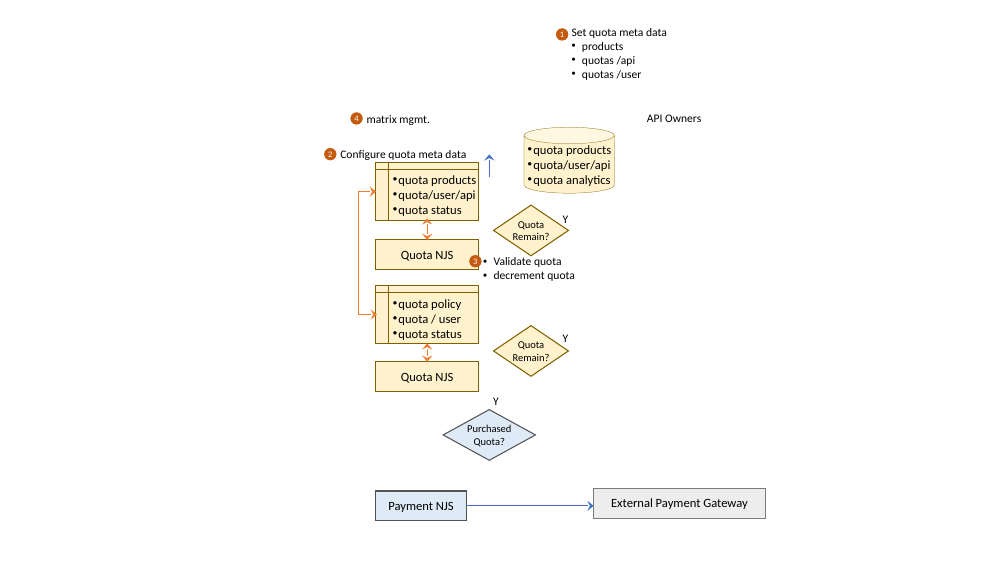
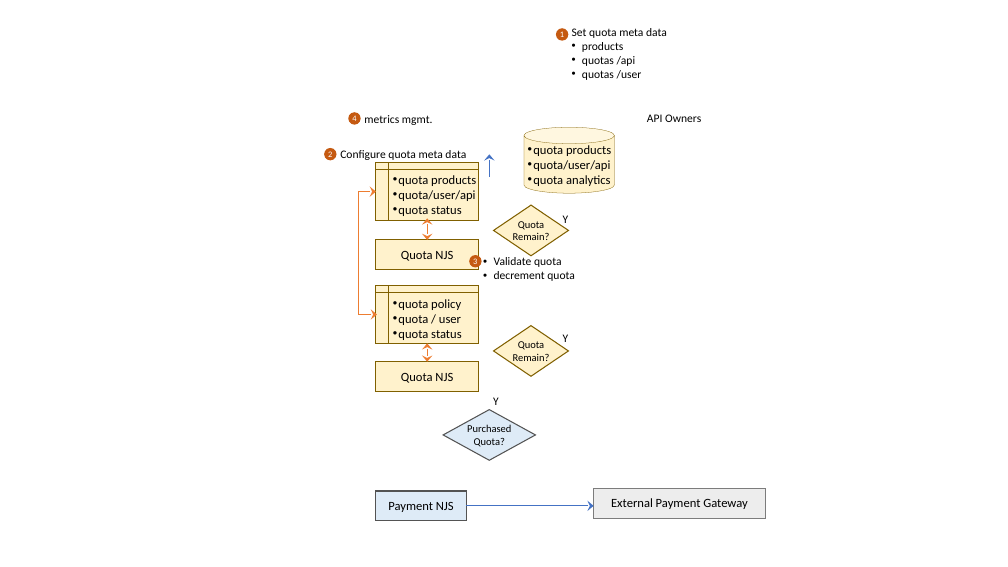
Before and after one commit to nginx-quotas/nginx-api-quotas, a slide deck: slide 1 of docs/nginx-quota-limit.pptx. Drawn at 1008x567 pixels with LibreOffice and Linux fonts; fonts in the diff are those of the drawing; background and template pictures are left out. Boxes give left, top, right and bottom in pixels: in the first picture for what was removed or moved away, otherwise in the second. Text is boxed around its words. In the diff, an @@ line names an element or a change of style, - is before the commit and + after.

Commit message:
fix: typo for metrics

```diff
--- a/docs/nginx-quota-limit.pptx
+++ b/docs/nginx-quota-limit.pptx
@@ text at bbox=[364, 115, 433, 125]: text changed @@
-matrix mgmt.
+metrics mgmt.
```
Also in this commit, not shown: 1 other file.
